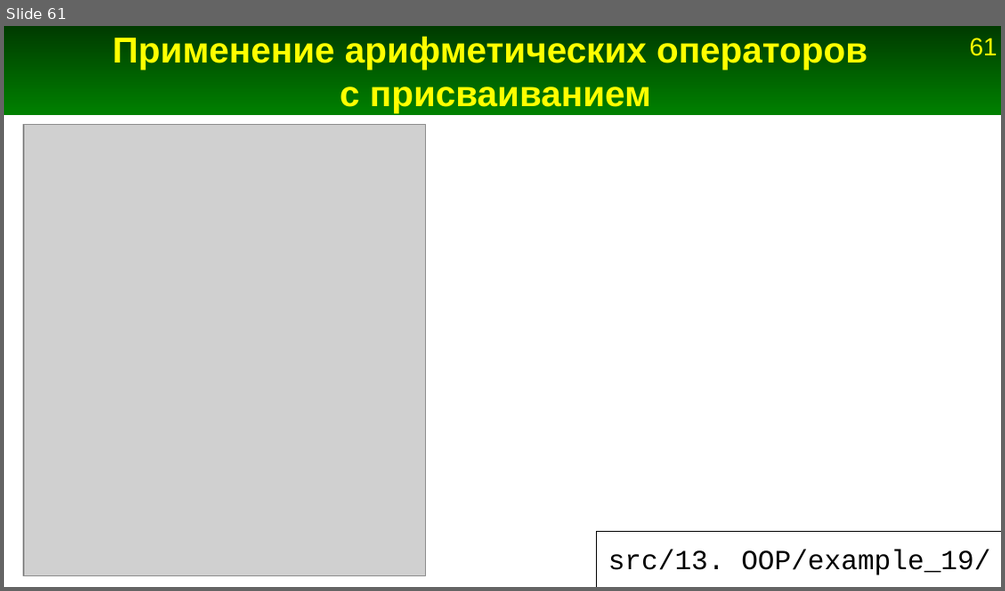
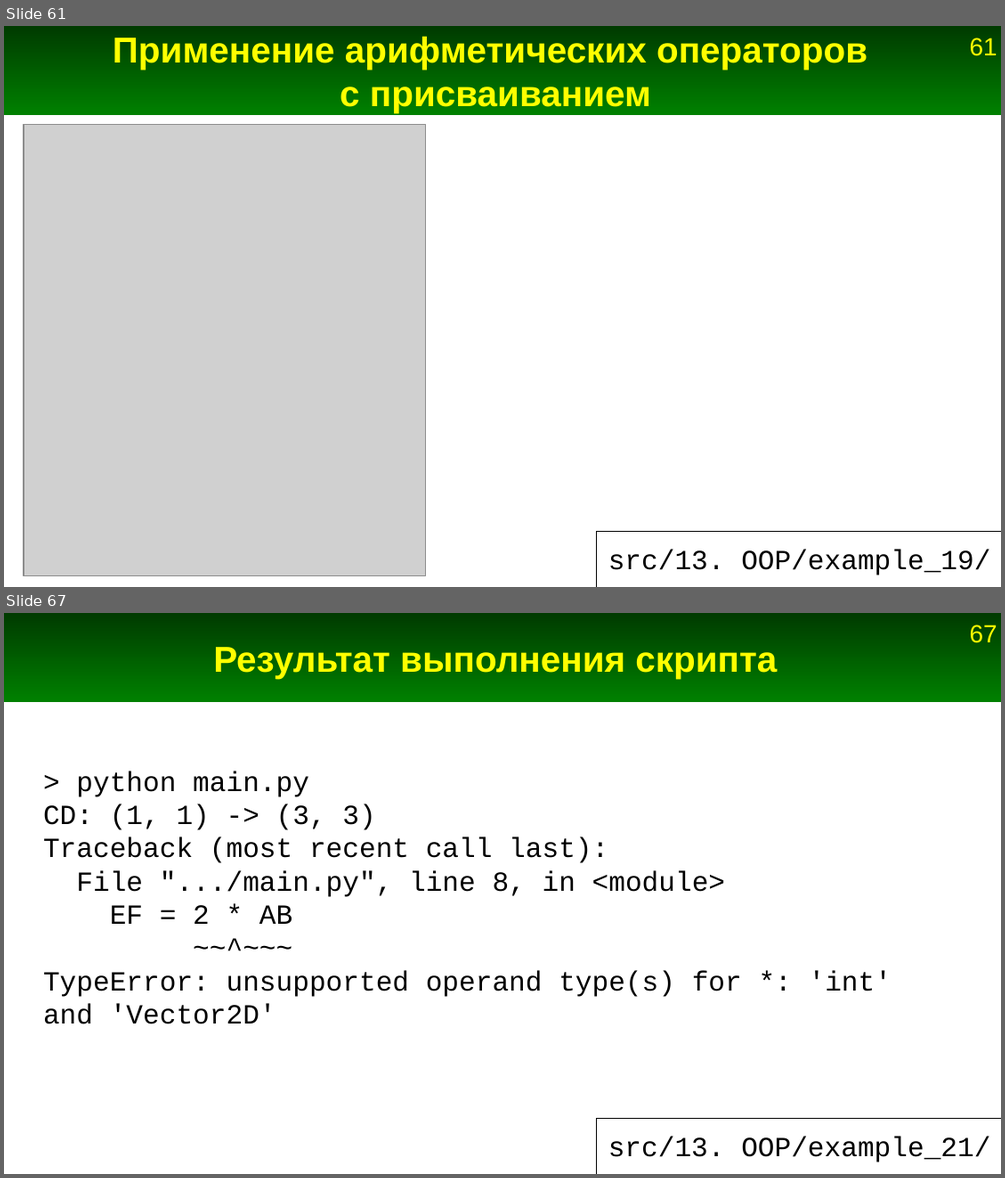
Before and after one commit to Jenyay/python-lectures, a slide deck: presentations/13. OOP.odp. Shown one above the other, each under a label of ours: slide 61 before the commit, slides 61 and 67 after it; the slides between them are not shown. The pictures are 1005x591 and 1005x1178 pixels, drawn with LibreOffice and Linux fonts; fonts in the diff are those of the drawing; grey boxes stand for pictures. Boxes give left, top, right and bottom in pixels: in the first picture for what was removed or moved away, otherwise in the second. Text is boxed around its words. In the diff, an @@ line names an element or a change of style, - is before the commit and + after.

```diff
--- a/presentations/13. OOP.odp
+++ b/presentations/13. OOP.odp
@@ slide 67 added at (4, 613, 1001, 1174), background #FFFFFF; not listed: 2 template elements that a slide beside it also shows @@
@@ title added at (213, 647, 777, 678), 26 pt, text #FFFF00, bold @@
+Результат выполнения скрипта
@@ text added at (43, 771, 891, 1024), 20 pt, text #000000 @@
+> python main.py
+CD: (1, 1) -> (3, 3)
+Traceback (most recent call last):
+File ".../main.py", line 8, in <module>
+EF = 2 * AB
+~~^~~~
+TypeError: unsupported operand type(s) for *: 'int' and 'Vector2D'
@@ line added from (596, 1118) to (1001, 1118), #000000 0 pt @@
@@ line added from (596, 1118) to (596, 1174), #000000 0 pt @@
@@ title added at (608, 1136, 990, 1162), 20 pt, text #000000 @@
+src/13. OOP/example_21/
```
Also in this commit, not shown: 1 slide changed, 9 other slides added, 9 other files.
